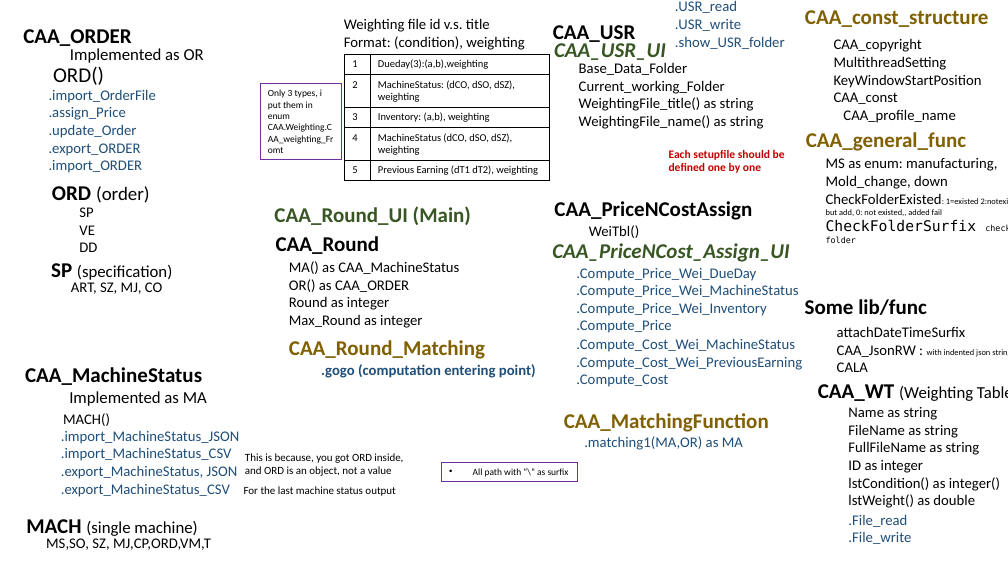
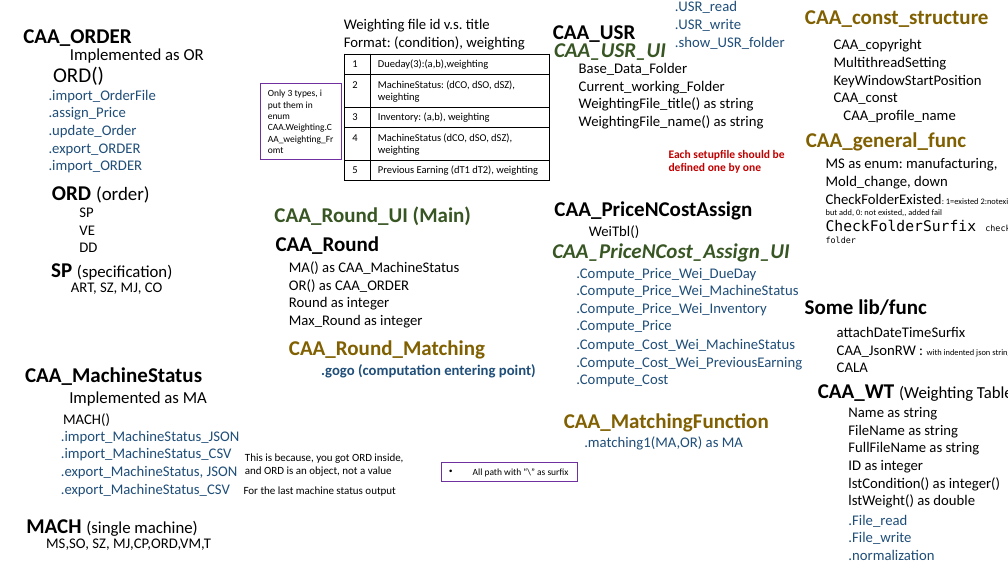
Before and after one commit to cayuan/CAA_pub, a slide deck: slide 5 of CAA/00_doc/Architecture_20220907.pptx. Drawn at 1008x567 pixels with LibreOffice and Linux fonts; fonts in the diff are those of the drawing. Boxes give left, top, right and bottom in pixels: in the first picture for what was removed or moved away, otherwise in the second. Text is boxed around its words. In the diff, an @@ line names an element or a change of style, - is before the commit and + after.

```diff
--- a/CAA/00_doc/Architecture_20220907.pptx
+++ b/CAA/00_doc/Architecture_20220907.pptx
@@ text at <box>848,550,934,560</box>: paragraph added @@
+.normalization
```
Also in this commit, not shown: 19 other files.
